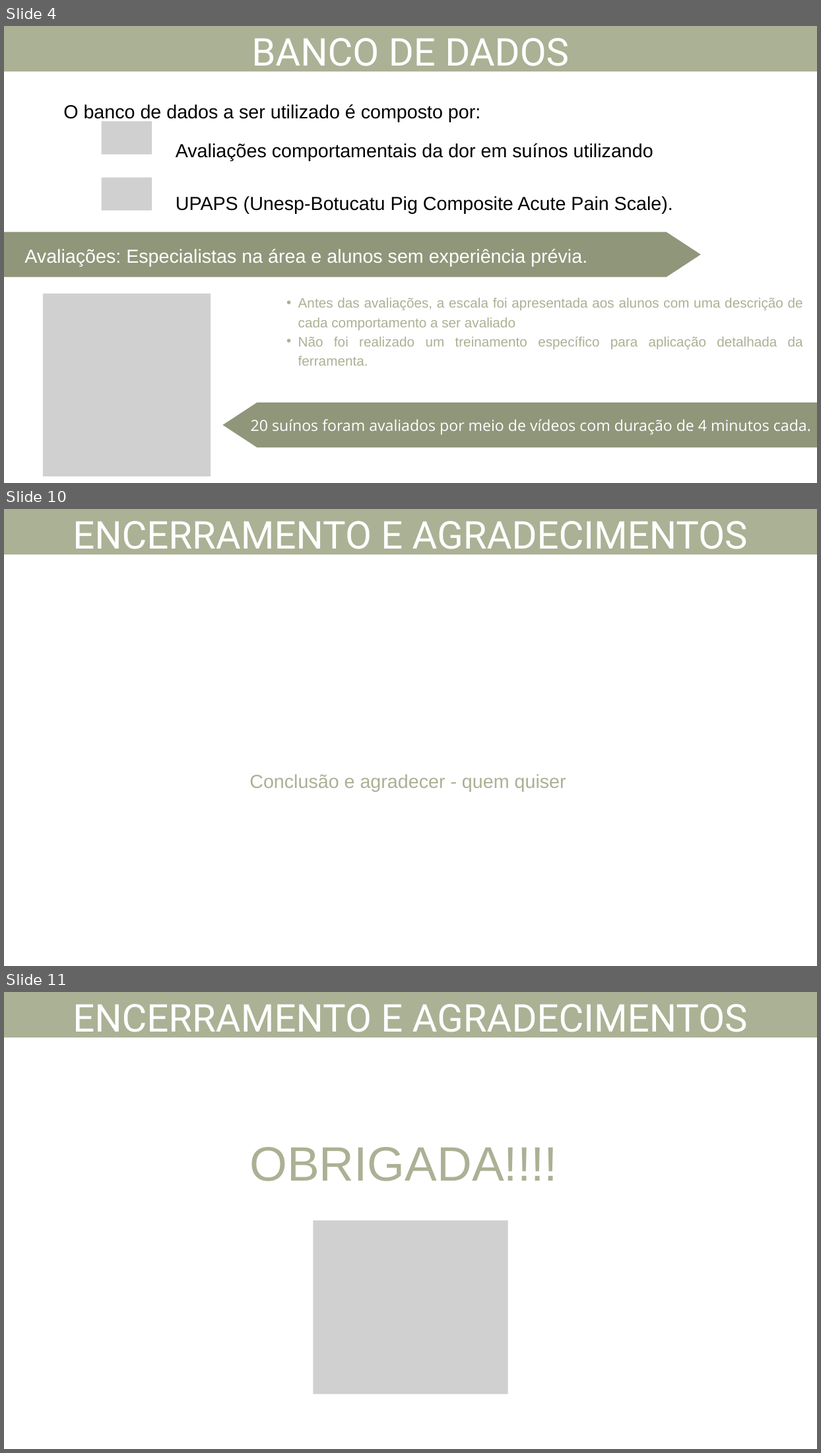
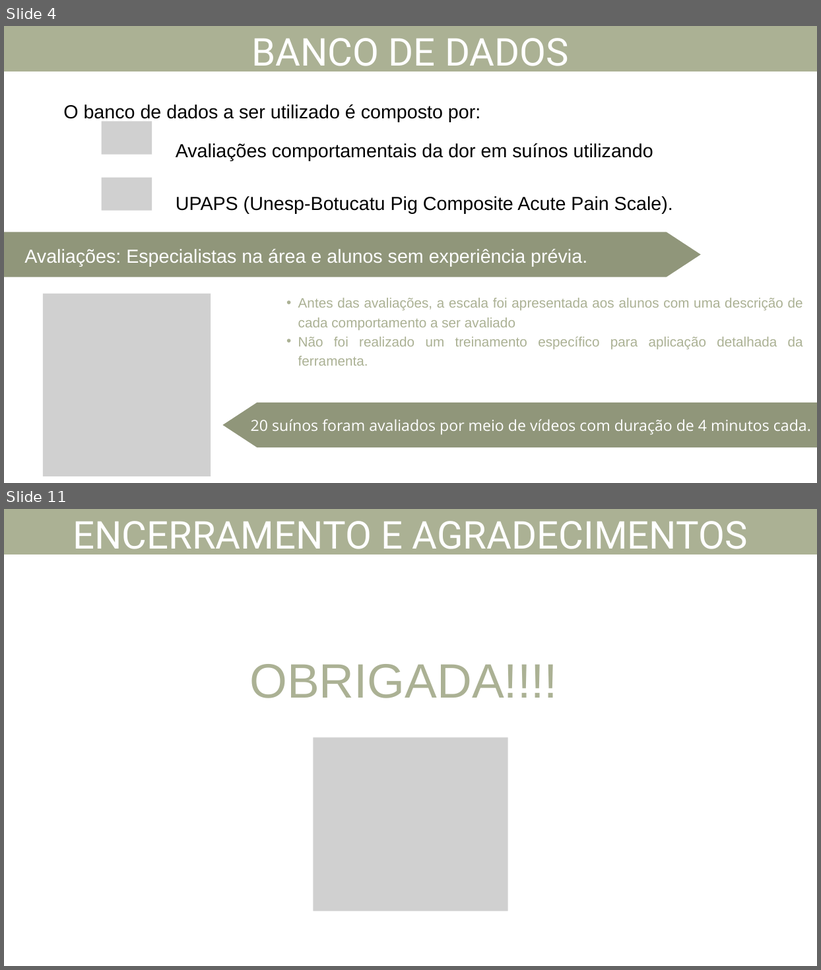
Before and after one commit to marcela-c-oliveira/Trabalho_final_FCM_2024, a slide deck: Trabalho final FCM 2024.pptx. Shown one above the other, each under a label of ours: slides 4, 10 and 11 before the commit, slides 4 and 11 after it; the slides between them are not shown. The pictures are 821x1453 and 821x970 pixels, drawn with LibreOffice and Linux fonts; fonts in the diff are those of the drawing; grey boxes stand for pictures. Boxes give left, top, right and bottom in pixels: in the first picture for what was removed or moved away, otherwise in the second. Text is boxed around its words. In the diff, an @@ line names an element or a change of style, - is before the commit and + after.

```diff
--- a/Trabalho final FCM 2024.pptx
+++ b/Trabalho final FCM 2024.pptx
@@ slide 10 removed at bbox=[4, 509, 817, 966], background #FFFFFF @@
@@ freeform shape removed at bbox=[4, 509, 817, 555] @@
@@ text removed at bbox=[73, 521, 748, 558] @@
-ENCERRAMENTO E AGRADECIMENTOS
@@ text removed at bbox=[250, 774, 566, 792] @@
-Conclusão e agradecer - quem quiser
```
Also in this commit, not shown: 6 slides changed, 1 slide added, 1 other file.
